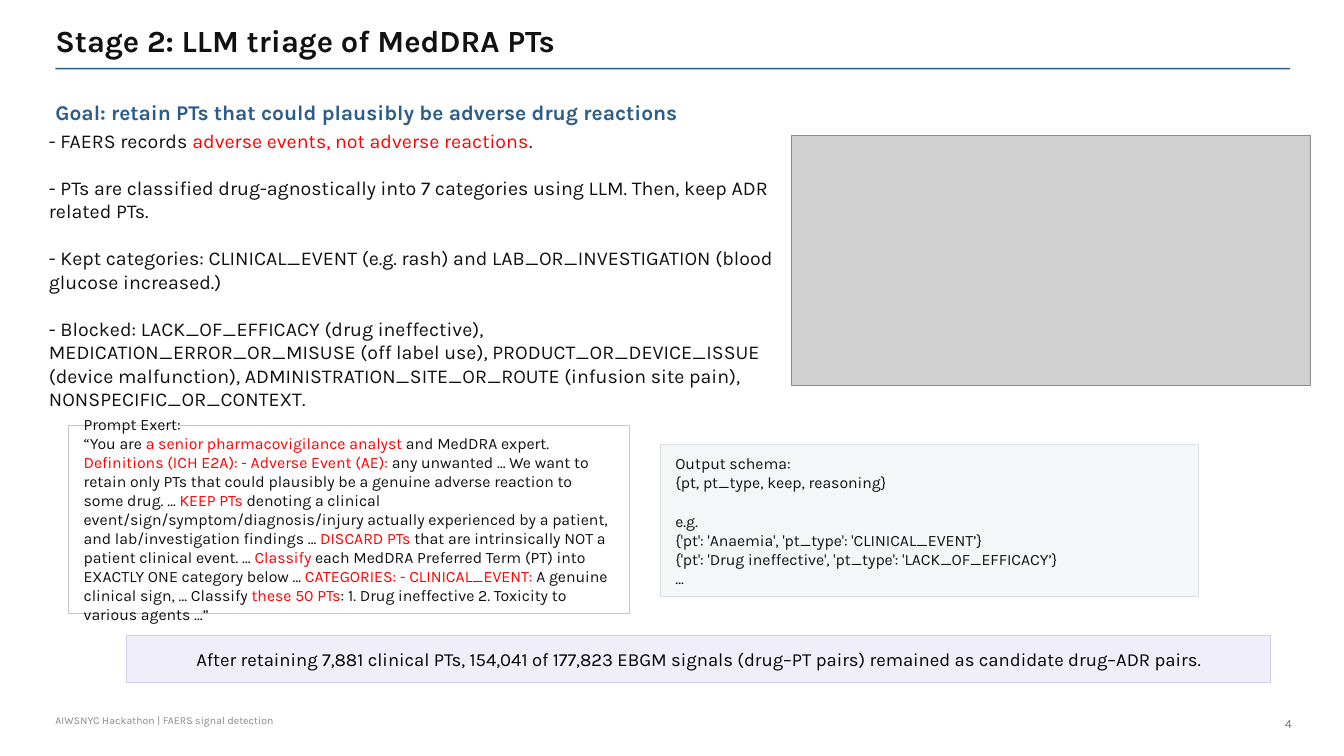
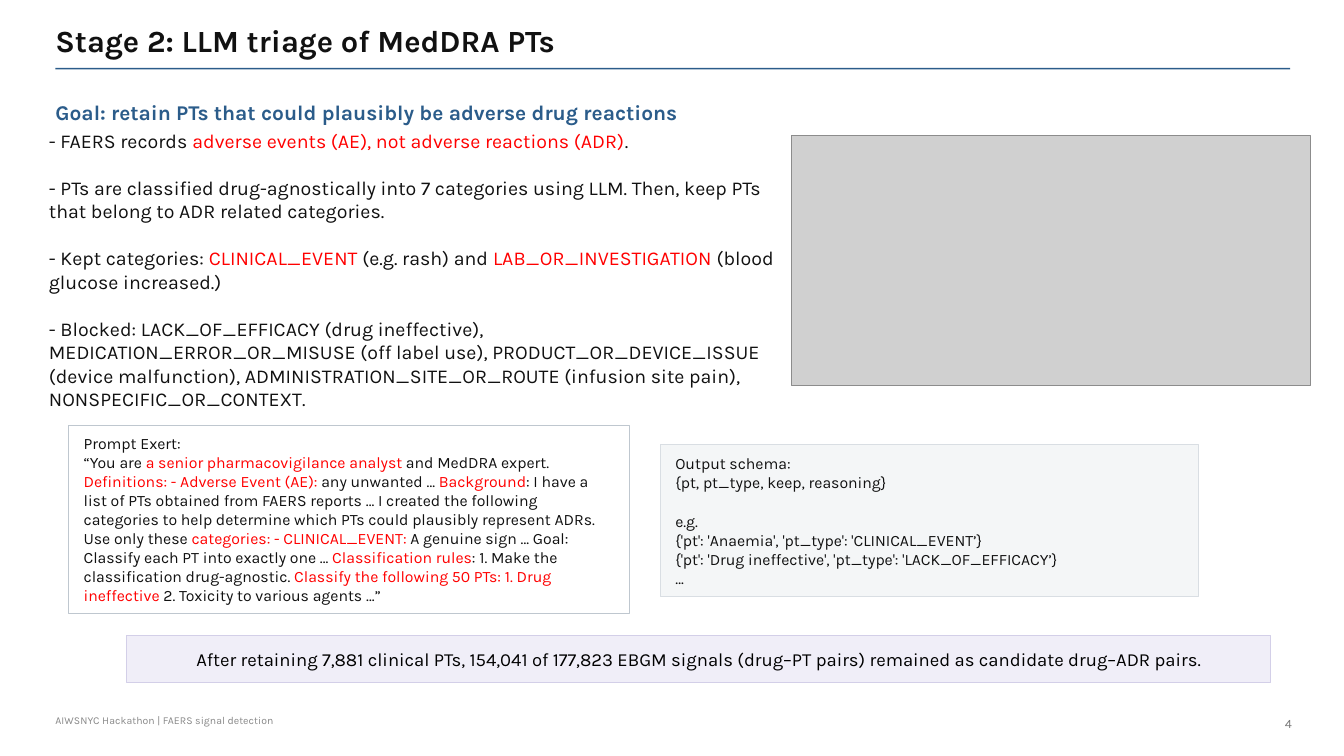
Before and after one commit to eunchong0204/The_2nd_AI_Workshop_Hackathon, a slide deck: slide 4 of The_2nd_AI_Workshop_Hackathon_Slides_Eunchong_Kang.pptx. Drawn at 1344x756 pixels with LibreOffice and Linux fonts; fonts in the diff are those of the drawing; grey boxes stand for pictures. Boxes give left, top, right and bottom in pixels: in the first picture for what was removed or moved away, otherwise in the second. Text is boxed around its words. In the diff, an @@ line names an element or a change of style, - is before the commit and + after.

```diff
--- a/The_2nd_AI_Workshop_Hackathon_Slides_Eunchong_Kang.pptx
+++ b/The_2nd_AI_Workshop_Hackathon_Slides_Eunchong_Kang.pptx
@@ text at (x1=49, y1=134, x2=761, y2=223): text changed @@
-- FAERS records adverse events, not adverse reactions.
-- PTs are classified drug-agnostically into 7 categories using LLM. Then, keep ADR related PTs.
+- FAERS records adverse events (AE), not adverse reactions (ADR).
+- PTs are classified drug-agnostically into 7 categories using LLM. Then, keep PTs that belong to ADR related categories.
@@ text at (x1=49, y1=251, x2=774, y2=294): text colour #111111 to #FF0000 in "CLINICAL_EVENT LAB_OR_INVESTIGATION" @@
@@ text in rectangle at (x1=84, y1=457, x2=595, y2=605): text changed @@
-“You are a senior pharmacovigilance analyst and MedDRA expert. Definitions (ICH E2A): - Adverse Event (AE): any unwanted … We want to retain only PTs that could plausibly be a genuine adverse reaction to some drug. … KEEP PTs denoting a clinical event/sign/symptom/diagnosis/injury actually experienced by a patient, and lab/investigation findings … DISCARD PTs that are intrinsically NOT a patient clinical event. … Classify each MedDRA Preferred Term (PT) into EXACTLY ONE category below … CATEGORIES: - CLINICAL_EVENT: A genuine clinical sign, … Classify these 50 PTs: 1. Drug ineffective 2. Toxicity to various agents …”
+“You are a senior pharmacovigilance analyst and MedDRA expert. Definitions: - Adverse Event (AE): any unwanted … Background: I have a list of PTs obtained from FAERS reports … I created the following categories to help determine which PTs could plausibly represent ADRs. Use only these categories: - CLINICAL_EVENT: A genuine sign … Goal:
+Classify each PT into exactly one … Classification rules: 1. Make the classification drug-agnostic. Classify the following 50 PTs: 1. Drug ineffective 2. Toxicity to various agents …”
```
Also in this commit, not shown: 4 other slides changed, 1 other file.
